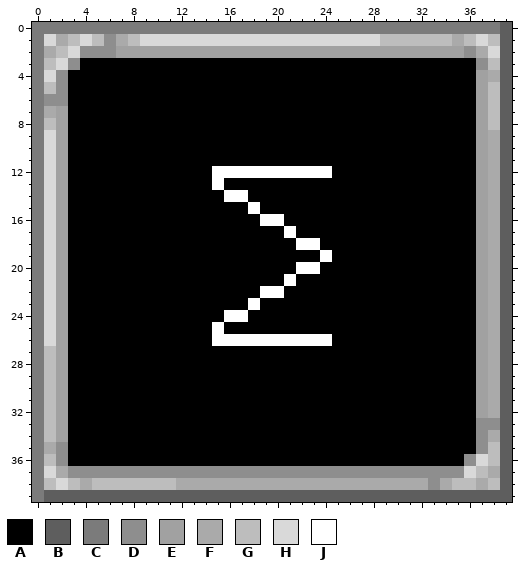
Two versions of one pixel-art sprite, icon.png. Above, as it was before the edit.
The file is 80x80 pixels, drawn in blocks of 2x2; one block is one cell here.
Palette (. is transparent): A #000000  B #5e5e5e  C #7b7b7b  D #8e8e8e  E #a1a1a1  F #aaaaaa  G #bdbdbd  H #d9d9d9  J #ffffff
Pixels before, first column x 0:
 0 CCCCCCCCCCCCCCCCCCCCCCCCCCCCCCCCCCCCCCCB
 1 CHFGHGDFGHHHHHHHHHHHHHHHHHHHHGGGGGGFGHGB
 2 CFGHDDDEEEEEEEEEEEEEEEEEEEEEEEEEEEEEDFHB
 3 CGHDAAAAAAAAAAAAAAAAAAAAAAAAAAAAAAAAADGB
 4 CHDAAAAAAAAAAAAAAAAAAAAAAAAAAAAAAAAAAEFB
 5 CGDAAAAAAAAAAAAAAAAAAAAAAAAAAAAAAAAAAEGB
 6 CDDAAAAAAAAAAAAAAAAAAAAAAAAAAAAAAAAAAEGB
 7 CFEAAAAAAAAAAAAAAAAAAAAAAAAAAAAAAAAAAEGB
 8 CGEAAAAAAAAAAAAAAAAAAAAAAAAAAAAAAAAAAEGB
 9 CHEAAAAAAAAAAAAAAAAAAAAAAAAAAAAAAAAAAEFB
10 CHEAAAAAAAAAAAAAAAAAAAAAAAAAAAAAAAAAAEFB
11 CHEAAAAAAAAAAAAAAAAAAAAAAAAAAAAAAAAAAEFB
12 CHEAAAAAAAAAAAAJJJJJJJJJJAAAAAAAAAAAAEFB
13 CHEAAAAAAAAAAAAJAAAAAAAAAAAAAAAAAAAAAEFB
14 CHEAAAAAAAAAAAAAJJAAAAAAAAAAAAAAAAAAAEFB
15 CHEAAAAAAAAAAAAAAAJAAAAAAAAAAAAAAAAAAEFB
16 CHEAAAAAAAAAAAAAAAAJJAAAAAAAAAAAAAAAAEFB
17 CHEAAAAAAAAAAAAAAAAAAJAAAAAAAAAAAAAAAEFB
18 CHEAAAAAAAAAAAAAAAAAAAJJAAAAAAAAAAAAAEFB
19 CHEAAAAAAAAAAAAAAAAAAAAAJAAAAAAAAAAAAEFB
20 CHEAAAAAAAAAAAAAAAAAAAJJAAAAAAAAAAAAAEFB
21 CHEAAAAAAAAAAAAAAAAAAJAAAAAAAAAAAAAAAEFB
22 CHEAAAAAAAAAAAAAAAAJJAAAAAAAAAAAAAAAAEFB
23 CHEAAAAAAAAAAAAAAAJAAAAAAAAAAAAAAAAAAEFB
24 CHEAAAAAAAAAAAAAJJAAAAAAAAAAAAAAAAAAAEFB
25 CHEAAAAAAAAAAAAJAAAAAAAAAAAAAAAAAAAAAEFB
26 CHEAAAAAAAAAAAAJJJJJJJJJJAAAAAAAAAAAAEFB
27 CGEAAAAAAAAAAAAAAAAAAAAAAAAAAAAAAAAAAEFB
28 CGEAAAAAAAAAAAAAAAAAAAAAAAAAAAAAAAAAAEFB
29 CGEAAAAAAAAAAAAAAAAAAAAAAAAAAAAAAAAAAEFB
30 CGEAAAAAAAAAAAAAAAAAAAAAAAAAAAAAAAAAAEFB
31 CGEAAAAAAAAAAAAAAAAAAAAAAAAAAAAAAAAAAEFB
32 CGEAAAAAAAAAAAAAAAAAAAAAAAAAAAAAAAAAAEFB
33 CGEAAAAAAAAAAAAAAAAAAAAAAAAAAAAAAAAAADDB
34 CGEAAAAAAAAAAAAAAAAAAAAAAAAAAAAAAAAAADFB
35 CFDAAAAAAAAAAAAAAAAAAAAAAAAAAAAAAAAAADGB
36 CGDAAAAAAAAAAAAAAAAAAAAAAAAAAAAAAAAADHGB
37 CHFDDDDDDDDDDDDDDDDDDDDDDDDDDDDDDDDDHGFB
38 CGHGFGGGGGGGFFFFFFFFFFFFFFFFFFFFFDFGGFGB
39 CBBBBBBBBBBBBBBBBBBBBBBBBBBBBBBBBBBBBBBB
After:
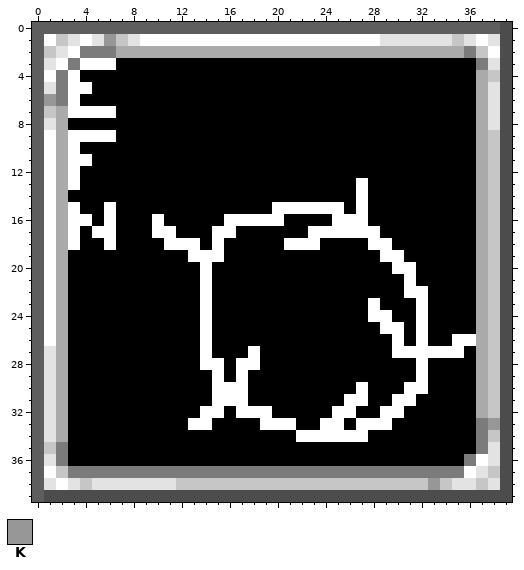
Colours new in this view: K #979797
What changed:
colour B: #5e5e5e -> #4c4c4c
colour C: #7b7b7b -> #5e5e5e
colour D: #8e8e8e -> #7b7b7b
colour E: #a1a1a1 -> #aaaaaa
colour F: #aaaaaa -> #c6c6c6
colour G: #bdbdbd -> #e3e3e3
Changed rows in their new state; - is a pixel that keeps its letter.
first column x 1:
 1 J--J-K--JJJJJJJJJJJJJJJJJJJJ--------J-
 2 --J----------------------------------J
 3 -J-JJJ--------------------------------
 4 J-J-----------------------------------
 5 --JJ----------------------------------
 6 K-J-----------------------------------
 7 --JJJJ--------------------------------
 9 J-JJJJ--------------------------------
10 J-J-----------------------------------
11 J-JJ----------------------------------
12 J-J-----------AAAAAAAAAA--------------
13 J-J-----------A-----------J-----------
14 J--------------AA---------J-----------
15 J-J--J-----------A-JJJJJJ-J-----------
16 J-JJ-J---J-----JJJ------JJJ-----------
17 J-J-JJ---JJ---JJ----A-JJJJJJ----------
18 J-J--J----JJJ-J-----J------JJ---------
19 J-----------JJJ--------A----JJ--------
20 J------------J-------AA------JJ-------
21 J------------J------A---------J-------
22 J------------J----AA----------JJ------
23 J------------J---A---------J---J------
24 J------------J-AA----------JJ--J------
25 J------------JA-------------JJ-J------
26 J------------JAAAAAAAAAA-----J-J--JJ--
27 -------------J---J-----------JJJJJJ---
28 -------------JJ-JJ-------------J------
29 --------------J-J--------------J------
30 --------------JJJ---------J---JJ------
31 --------------JJJ--------JJ--JJ-------
32 -------------JJ-JJJ-----JJ--JJ--------
33 ------------JJ----JJJ--JJ-JJJ--------K
34 ---------------------JJJJJJ-----------
36 ------------------------------------J-
37 J----------------------------------J--
38 -J------------------------------K-----
Changed places in both pictures, as pixel boxes (x1, y1, x2, y2):
changed: (32, 22, 512, 502)
